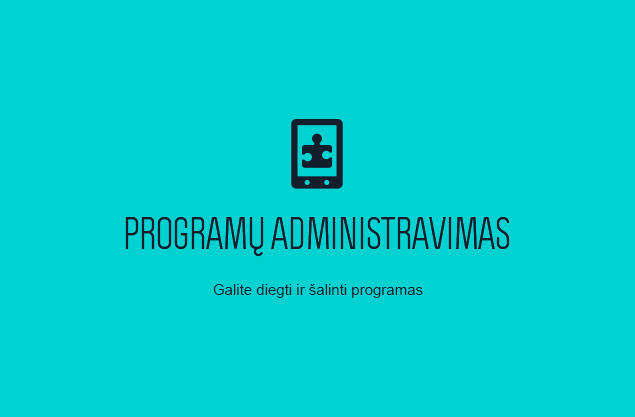
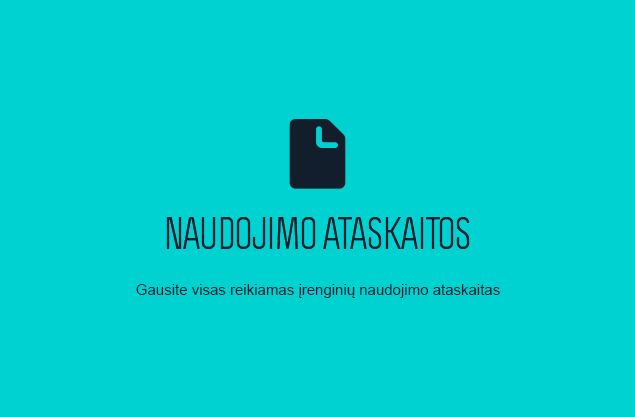
Layer changes from the first 635x417 image to the second:
hid group "Programų administravimas" (2 layers) over [125, 119, 510, 298]
showed group "Naudojimo ataskaitos" (2 layers) over [134, 119, 503, 298]
renamed "Gausite visas reikiamas įrenginių naudojomo ataskaitas" to "Gausite visas reikiamas įrenginių naudojimo ataskaitas", painted on it over [136, 284, 500, 298]
